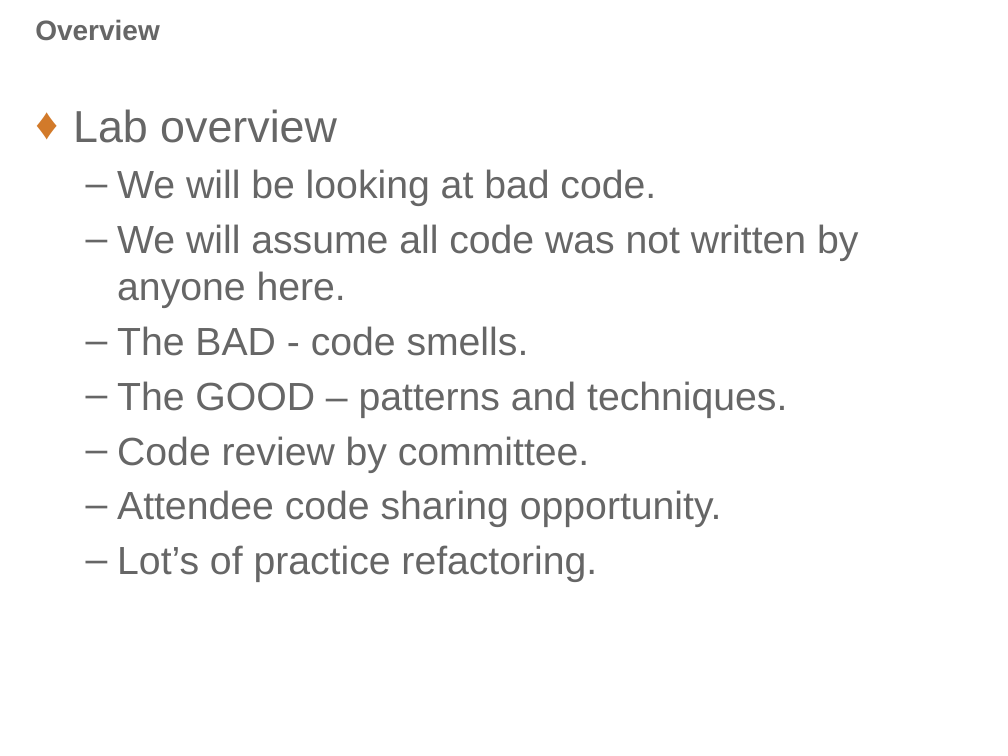
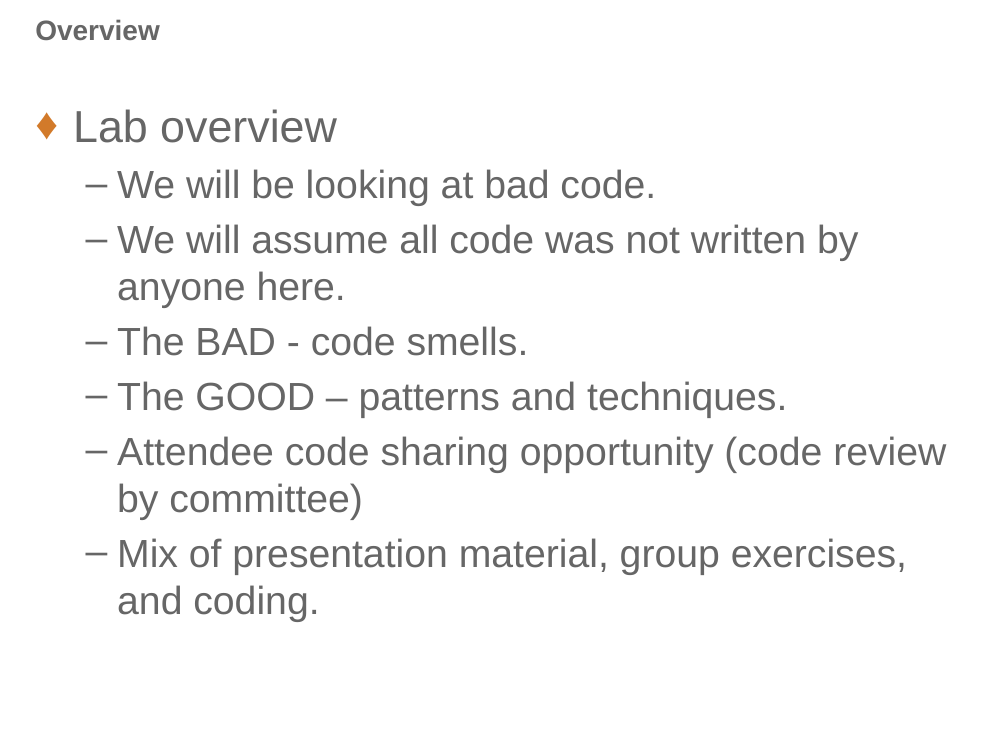
Before and after one commit to PatrickDelancy/RefactoringWorkshop, a slide deck: slide 3 of Refactoring Workshop.pptx. Drawn at 1008x756 pixels with LibreOffice and Linux fonts; fonts in the diff are those of the drawing; background and template pictures are left out. Boxes give left, top, right and bottom in pixels: in the first picture for what was removed or moved away, otherwise in the second. Text is boxed around its words. In the diff, an @@ line names an element or a change of style, - is before the commit and + after.

```diff
--- a/Refactoring Workshop.pptx
+++ b/Refactoring Workshop.pptx
@@ text at (117,436,946,622): text changed @@
-  – Code review by committee.
-  – Attendee code sharing opportunity.
-  – Lot’s of practice refactoring.
+  – Attendee code sharing opportunity (code review by committee)
+  – Mix of presentation material, group exercises, and coding.
```
Also in this commit, not shown: 4 other slides changed, 1 other file.
